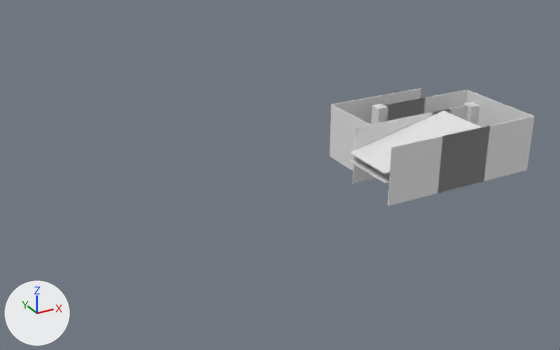
A saved change to the glTF model art/3D/Track objects/U-turn.glb.
Before and after are seen from a 50 mm camera at (-787.0, -1063.0, 492.0) aimed at (-218.0, -29.0, -26.0). The lights are fixed; the arrows at lower left show +X, +Y and +Z. Where no turn or scale is listed for an object, it has been applied to the vertices. Vertices at the same position are counted once.

Names of what the first picture shows: '1-col.001', '1-col.004', 'Cube-col', 'First U-turn-col', 'First-UTurn-col', 'First-UTurn-col.001', 'First-UTurn-col.002', 'First-UTurn-col.003', 'First-UTurn-col.005'.
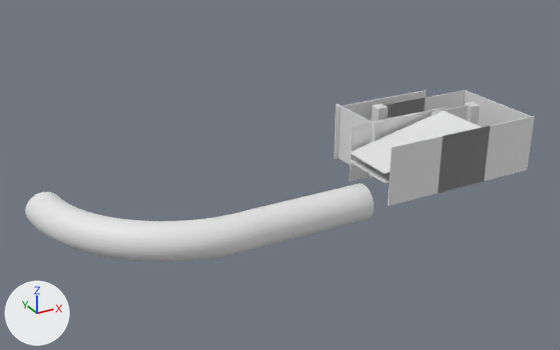
What differs and where, as boxes [x1, y1, x2, y2] in the pictures (560 x 350 px):
'Cylinder-col', added
    after: [25, 183, 374, 262]
'First-UTurn-col', moved
    before: [353, 109, 450, 183]
    after: [349, 107, 447, 181]
'First U-turn-col', moved
    before: [330, 105, 370, 171]
    after: [334, 104, 376, 179]
'First-UTurn-col.002', moved
    before: [331, 88, 421, 124]
    after: [334, 90, 426, 159]
'First-UTurn-col.005', moved
    before: [466, 90, 533, 127]
    after: [463, 90, 532, 127]

What the commit changed:
me_cube_003 has 8 vertices, 12 faces and spans x -71.0..-69.0, y 0.0..120.0, z -50.0..50.0.
me_cube_003 is used by ob_first_u_turn_col; location (0.0, -70.0, 0.0).
me_cube_003 part 1: the whole mesh is moved by (70.0, -60.0, 0.0).
me_cube_002 has 8 vertices, 12 faces and spans x -100.0..100.0, y 199.0..201.0, z -50.0..50.0.
me_cube_002 is used by ob_first_uturn_col_002; location (30.0, -150.0, 0.0).
me_cube_002 part 2: the whole mesh is moved by (0.0, -200.0, 0.0).
me_cube_008 has 8 vertices, 12 faces and spans x 69.0..71.0, y -170.0..0.0, z -50.0..50.0.
me_cube_008 is used by ob_first_uturn_col_005; location (130.0, 0.0, 0.0).
me_cube_008 part 3: the whole mesh is moved by (-70.0, 85.0, 0.0).
Mesh me_cylinder is new.
It has 640 vertices, 1276 faces and spans x -395.0..100.0, y -31.0..222.0, z -30.0..30.0.
Object 'First U-turn-col' (ob_first_u_turn_col) moves from (0.0, -70.0, 0.0) to (-60.0, -10.0, 0.0).
Object 'First-UTurn-col' (ob_first_uturn_col) moves from (0.0, -70.0, 0.0) to (0.0, -60.0, 0.0).
Object 'First-UTurn-col.002' (ob_first_uturn_col_002) moves from (30.0, -150.0, 0.0) to (30.0, 35.0, 0.0).
Object 'First-UTurn-col.005' (ob_first_uturn_col_005) moves from (130.0, 0.0, 0.0) to (195.0, -85.0, 0.0).
Object 'Cylinder-col' (ob_cylinder_col) is new; it shows me_cylinder.
Its location is (-212.0, -120.0, -60.0).
